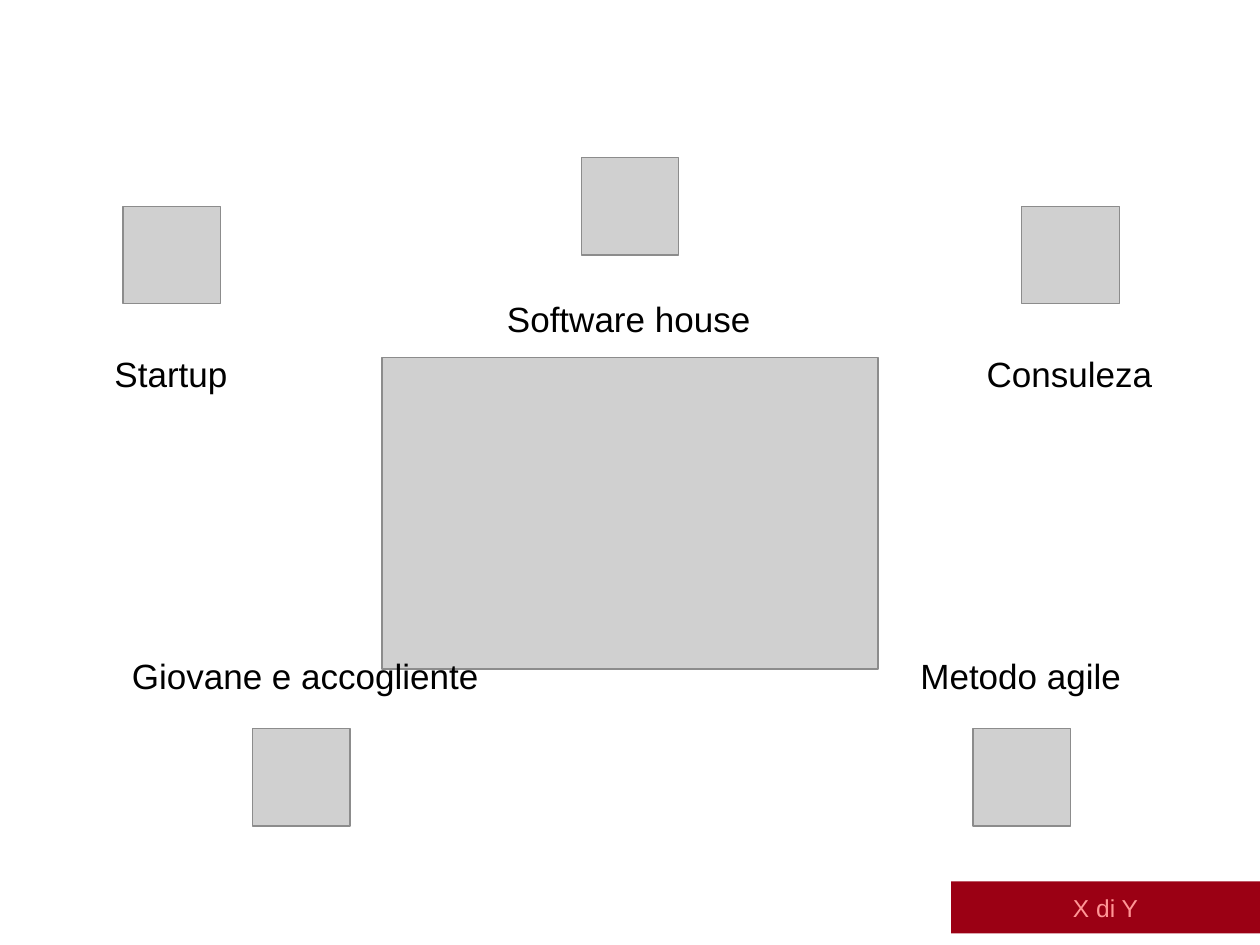
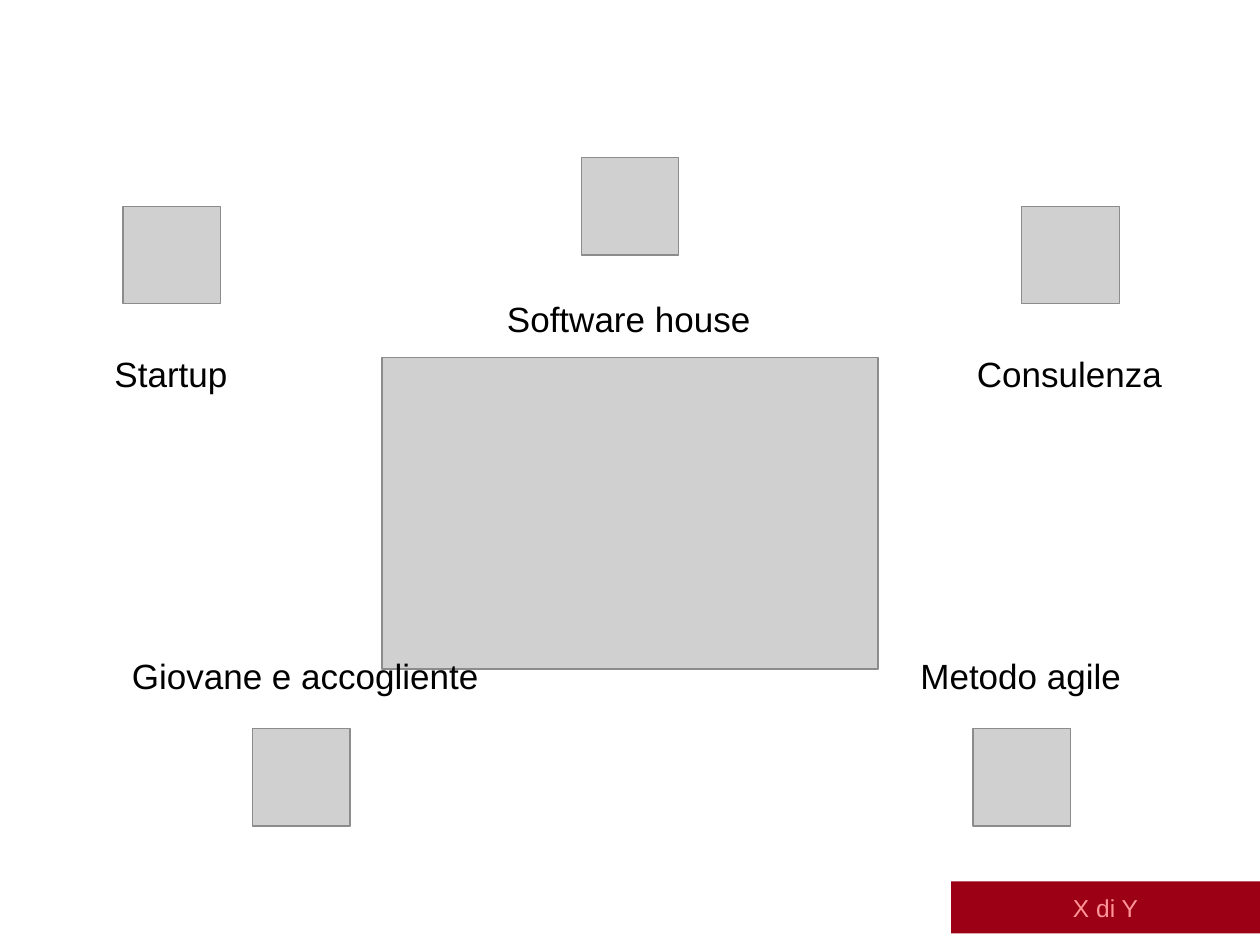
Before and after one commit to albertolazari/tesi, a slide deck: slide 2 of src/presentazione/slide-discussione.pptx. Drawn at 1260x945 pixels with LibreOffice and Linux fonts; fonts in the diff are those of the drawing; grey boxes stand for pictures; background and template pictures are left out. Boxes give left, top, right and bottom in pixels: in the first picture for what was removed or moved away, otherwise in the second. Text is boxed around its words. In the diff, an @@ line names an element or a change of style, - is before the commit and + after.

```diff
--- a/src/presentazione/slide-discussione.pptx
+++ b/src/presentazione/slide-discussione.pptx
@@ text at (x1=977, y1=361, x2=1162, y2=388): text changed @@
-Consuleza
+Consulenza
```
Also in this commit, not shown: 1 other slide changed, 5 slides added.
